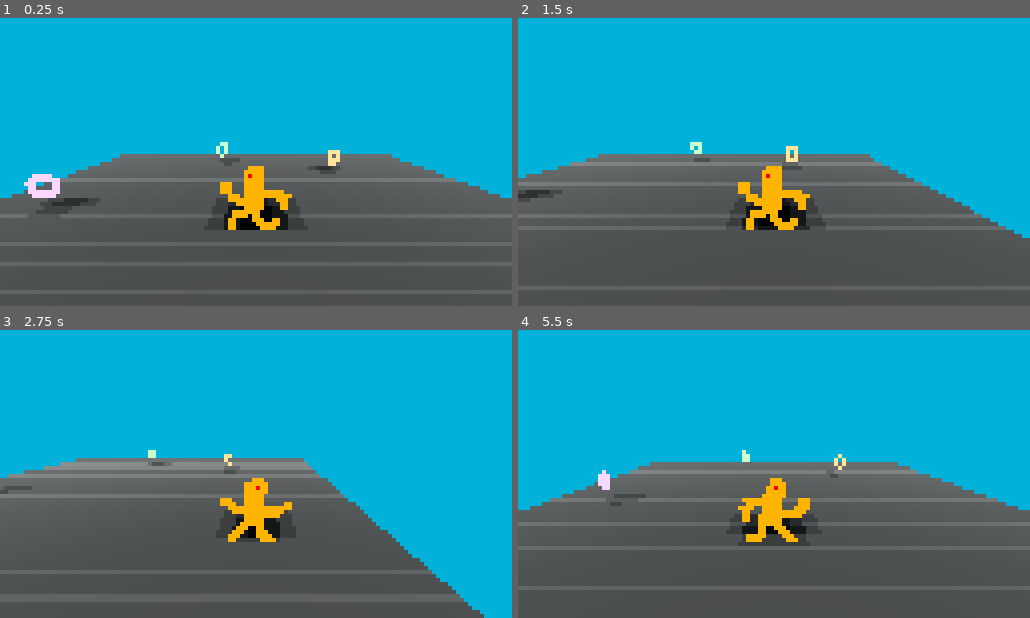
Above: before the commit, frames 1-4 (two rows, left to right).
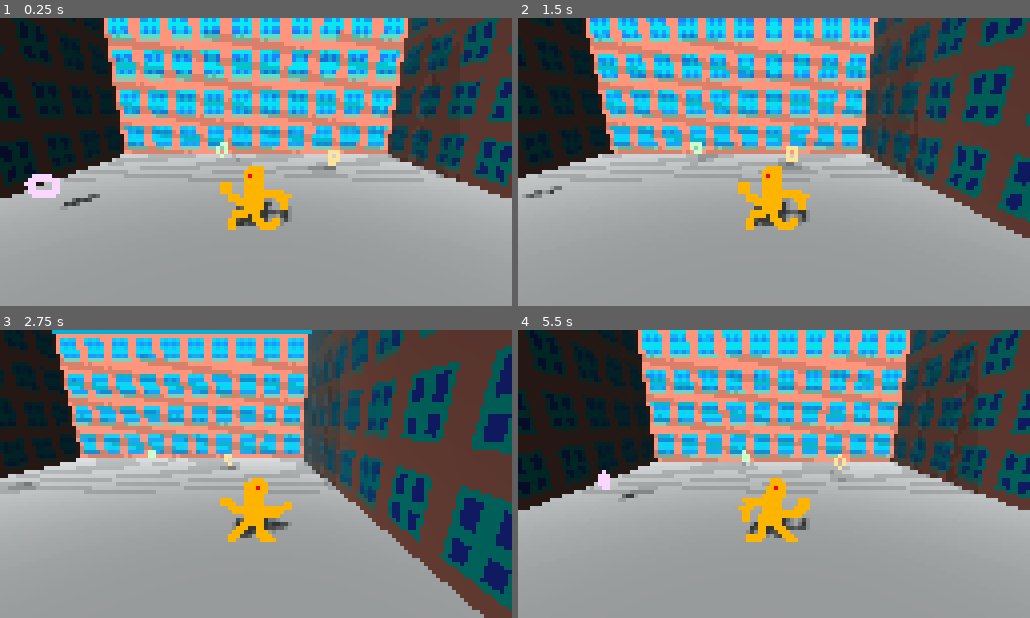
Above: after the commit, the same moments.

Repository: dedekm/loopy-loops
Game: Godot game, scene res://src/Level.tscn
Same seed, same stepped clock (60 frames per second), same inputs: the game is played once before the commit and once after it.
Inputs:
- Up to frame 1 (0.25 s): no input
- Up to frame 2 (1.5 s): hold D (strafe_right) 0.53-1.28 s; hold S (move_backward) from 1.28 s (still down)
- Up to frame 3 (2.75 s): release S (move_backward) at 2.03 s; hold D (strafe_right) from 2.03 s (still down)
- Up to frame 4 (5.5 s): release D (strafe_right) at 2.78 s; hold W (move_forward) 2.78-3.53 s; hold Left (strafe_left) 3.53-5.03 s; hold S (move_backward) from 5.03 s (still down)

The runs differ from the first frame. In frame 1, 95% of the frame differs, in the area x 0-100%, y 0-100%; in frame 2, 96%; in frame 3, 97%; in frame 4, 97%.

Commit message:
add walls & tweak lights

Diff:
--- a/project.godot
+++ b/project.godot
@@ -27,6 +27,29 @@
 window/size/test_height=360
 window/stretch/mode="viewport"
 window/stretch/aspect="keep"
+
+[importer_defaults]
+
+texture={
+"compress/bptc_ldr": 0,
+"compress/hdr_mode": 0,
+"compress/lossy_quality": 0.7,
+"compress/mode": 0,
+"compress/normal_map": 0,
+"detect_3d": false,
+"flags/anisotropic": false,
+"flags/filter": false,
+"flags/mipmaps": true,
+"flags/repeat": true,
+"flags/srgb": 2,
+"process/HDR_as_SRGB": false,
+"process/fix_alpha_border": true,
+"process/invert_color": false,
+"process/premult_alpha": false,
+"size_limit": 0,
+"stream": false,
+"svg/scale": 12.0
+}
 
 [input]
 
@@ -99,7 +122,9 @@
 quality/driver/driver_name="GLES2"
 vram_compression/import_etc=true
 vram_compression/import_etc2=false
+quality/reflections/texture_array_reflections=false
+quality/reflections/high_quality_ggx=false
 quality/shading/force_vertex_shading.mobile=false
-quality/filters/use_nearest_mipmap_filter=true
+quality/depth_prepass/enable=false
 quality/depth/hdr=false
 environment/default_environment="res://default_env.tres"
--- a/src/Level.tscn
+++ b/src/Level.tscn
@@ -1,8 +1,9 @@
-[gd_scene load_steps=7 format=2]
+[gd_scene load_steps=8 format=2]
 
 [ext_resource path="res://src/Player.tscn" type="PackedScene" id=1]
 [ext_resource path="res://src/Loop.tscn" type="PackedScene" id=2]
 [ext_resource path="res://src/Level.gd" type="Script" id=3]
+[ext_resource path="res://src/Wall.tscn" type="PackedScene" id=4]
 
 [sub_resource type="PlaneMesh" id=1]
 
@@ -28,15 +29,48 @@
 [node name="Loop3" parent="." instance=ExtResource( 2 )]
 transform = Transform( 1, 0, 0, 0, 1, 0, 0, 0, 1, -2, 1, -7 )
 
+[node name="Walls" type="Spatial" parent="."]
+__meta__ = {
+"_edit_lock_": true
+}
+
+[node name="Wall1" parent="Walls" instance=ExtResource( 4 )]
+transform = Transform( 10, 0, 0, 0, -1.62921e-06, -5, 0, 10, -8.14603e-07, 0, 5, -10 )
+
+[node name="Wall2" parent="Walls" instance=ExtResource( 4 )]
+transform = Transform( -4.37114e-07, 10, -8.14603e-07, 0, -1.62921e-06, -5, -10, -4.37114e-07, 3.56074e-14, -10, 5, 0 )
+
+[node name="Wall3" parent="Walls" instance=ExtResource( 4 )]
+transform = Transform( 1.31134e-06, -10, 8.14603e-07, 0, -1.62921e-06, -5, 10, 1.31134e-06, -1.06822e-13, 10, 5, 0 )
+
+[node name="Wall4" parent="Walls" instance=ExtResource( 4 )]
+transform = Transform( -10, -8.74228e-07, 7.12149e-14, 0, -1.62921e-06, -5, 8.74228e-07, -10, 8.14603e-07, 0, 5, 10 )
+
 [node name="Floor" type="MeshInstance" parent="."]
 transform = Transform( 10, 0, 0, 0, 10, 0, 0, 0, 10, 0, 0, 0 )
 mesh = SubResource( 1 )
 material/0 = SubResource( 2 )
+__meta__ = {
+"_edit_lock_": true
+}
 
 [node name="WorldEnvironment" type="WorldEnvironment" parent="."]
 environment = SubResource( 3 )
 
-[node name="DirectionalLight" type="DirectionalLight" parent="."]
-transform = Transform( 1, 0, 0, 0, 0.707107, 0.707107, 0, -0.707107, 0.707107, 5, 5, 5 )
+[node name="Lights" type="Spatial" parent="."]
+
+[node name="SecondaryLight2" type="DirectionalLight" parent="Lights"]
+transform = Transform( 0.642788, -0.541675, 0.541675, 0, 0.707107, 0.707107, -0.766044, -0.454519, 0.454519, -5, 5, 5 )
+light_energy = 0.25
+directional_shadow_mode = 0
+
+[node name="SecondaryLight1" type="DirectionalLight" parent="Lights"]
+transform = Transform( 0.642788, 0.541675, -0.541675, 0, 0.707107, 0.707107, 0.766044, -0.454519, 0.454519, 5, 5, 5 )
+light_energy = 0.25
+directional_shadow_mode = 0
+
+[node name="MainLight" type="DirectionalLight" parent="Lights"]
+transform = Transform( 0.984808, 0.122788, -0.122788, 0, 0.707107, 0.707107, 0.173648, -0.696364, 0.696364, 0, 5, 5 )
+light_energy = 1.1
 shadow_enabled = true
-directional_shadow_mode = 0
+directional_shadow_mode = 1
--- /dev/null
+++ b/src/Wall.tscn
@@ -0,0 +1,15 @@
+[gd_scene load_steps=4 format=2]
+
+[ext_resource path="res://assets/wall_texture.png" type="Texture" id=1]
+
+[sub_resource type="PlaneMesh" id=1]
+
+[sub_resource type="SpatialMaterial" id=2]
+albedo_texture = ExtResource( 1 )
+uv1_scale = Vector3( 5, 1, 2 )
+uv1_triplanar = true
+
+[node name="Wall" type="MeshInstance"]
+transform = Transform( 10, 0, 0, 0, -1.62921e-06, -5, 0, 10, -8.14603e-07, 0, 5, 0 )
+mesh = SubResource( 1 )
+material/0 = SubResource( 2 )
Binary file added: assets/wall_texture.png
Not shown, added: assets/wall_texture.png.import
